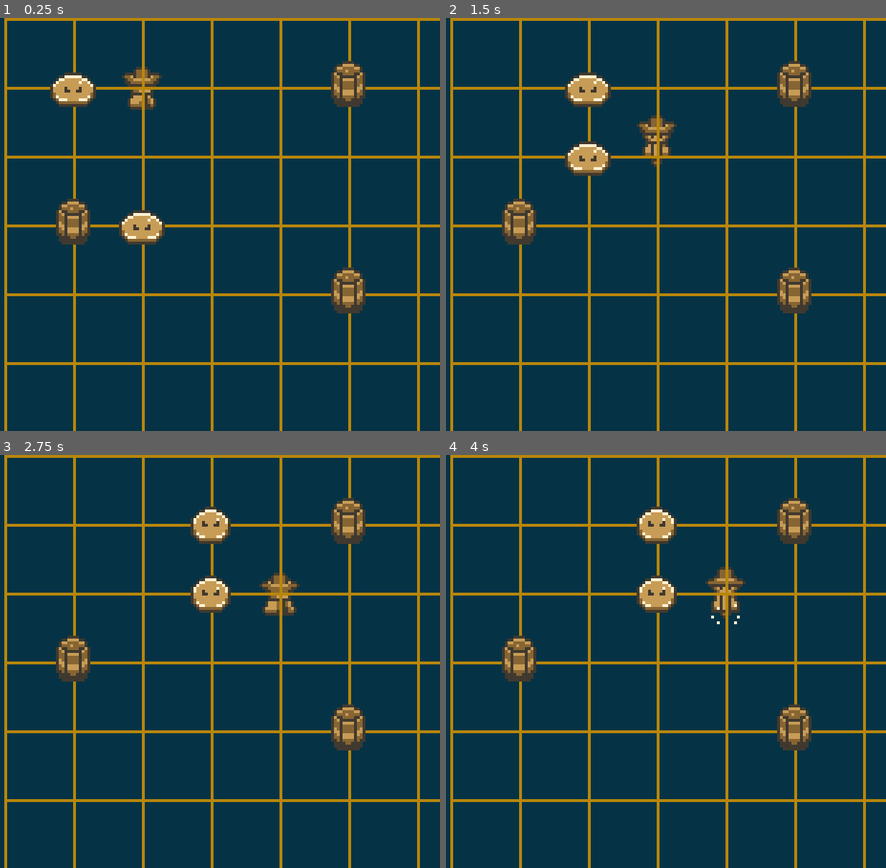
Above: before the commit, frames 1-4 (two rows, left to right).
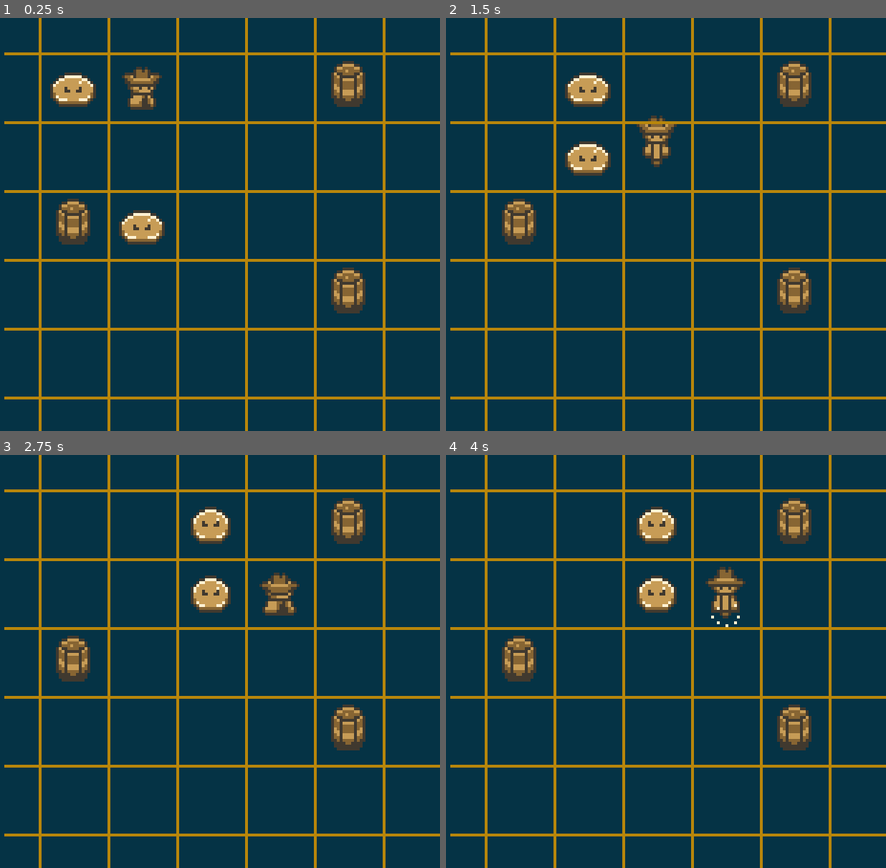
Above: after the commit, the same moments.

Repository: ThGnommy/gb-jam-13
Game: Godot game, scene res://scenes/levels/main.tscn
Same seed, same stepped clock (60 frames per second), same inputs: the game is played once before the commit and once after it.
Inputs:
- Up to frame 1 (0.25 s): no input
- Up to frame 2 (1.5 s): hold Right (right) 0.53-1.28 s; hold Down (down) from 1.28 s (still down)
- Up to frame 3 (2.75 s): release Down (down) at 2.03 s; hold Right (right) from 2.03 s (still down)
- Up to frame 4 (4 s): release Right (right) at 2.78 s; hold W (shootUp) 2.78-3.53 s; hold Left (left) from 3.53 s (still down)

The runs differ from the first frame. In frame 1, 15% of the frame differs, in the area x 0-100%, y 0-100%; in frame 2, 15%; in frame 3, 15%; in frame 4, 15%.

Commit message:
Offset grid

Diff:
--- a/project.godot
+++ b/project.godot
@@ -12,7 +12,7 @@
 
 config/name="GBJam13"
 run/main_scene="uid://6er53p8dim3l"
-config/features=PackedStringArray("4.4", "Mobile")
+config/features=PackedStringArray("4.5", "Mobile")
 boot_splash/use_filter=false
 config/icon="res://icon.svg"
 boot_splash/minimum_display_time=2000
--- a/scenes/scripts/enemyManager.gd
+++ b/scenes/scripts/enemyManager.gd
@@ -105,12 +105,13 @@
 	return Vector2i(roundi(pos.x / CELL_SIZE), roundi(pos.y / CELL_SIZE))
 
 func _draw():
+	var half_cell : float = float(CELL_SIZE) * 0.5
 	for x in range(grid_size.x):
-		var start = Vector2i(x * CELL_SIZE, 0)
-		var end = Vector2i(x * CELL_SIZE, grid_size.y * CELL_SIZE)
+		var start = Vector2(x * CELL_SIZE - half_cell, 0)
+		var end = Vector2(x * CELL_SIZE - half_cell, grid_size.y * CELL_SIZE)
 		draw_line(start, end, Color.DARK_GOLDENROD, 1.0)
 
 	for y in range(grid_size.y):
-		var start = Vector2i(0, y * CELL_SIZE)
-		var end = Vector2i(grid_size.x * CELL_SIZE, y * CELL_SIZE)
+		var start = Vector2(0, y * CELL_SIZE - half_cell)
+		var end = Vector2(grid_size.x * CELL_SIZE - half_cell, y * CELL_SIZE - half_cell)
 		draw_line(start, end, Color.DARK_GOLDENROD, 1.0)
Not shown, added: assets/audio/SFX/Pickup.wav.import
Not shown, changed: assets/sprites/Enemies/Cannon-Sheet.png.import
Not shown, changed: assets/sprites/Enemies/Cowboy-Sheet.png.import
Not shown, changed: assets/sprites/Enemies/Slime-Sheet.png.import
Not shown, changed: assets/sprites/Environment/Barrel.png.import
Not shown, changed: assets/sprites/Environment/BigExplosion-Sheet.png.import
Not shown, changed: assets/sprites/Environment/Block-Sheet.png.import
Not shown, changed: assets/sprites/Environment/Chest-Sheet.png.import
Not shown, changed: assets/sprites/Environment/Mirror-Sheet.png.import
Not shown, changed: assets/sprites/Environment/TileSet.png.import
Not shown, changed: assets/sprites/Environment/Torch-Sheet.png.import
Not shown, changed: assets/sprites/Player/Player-Sheet.png.import
(and 2 more such lines)
